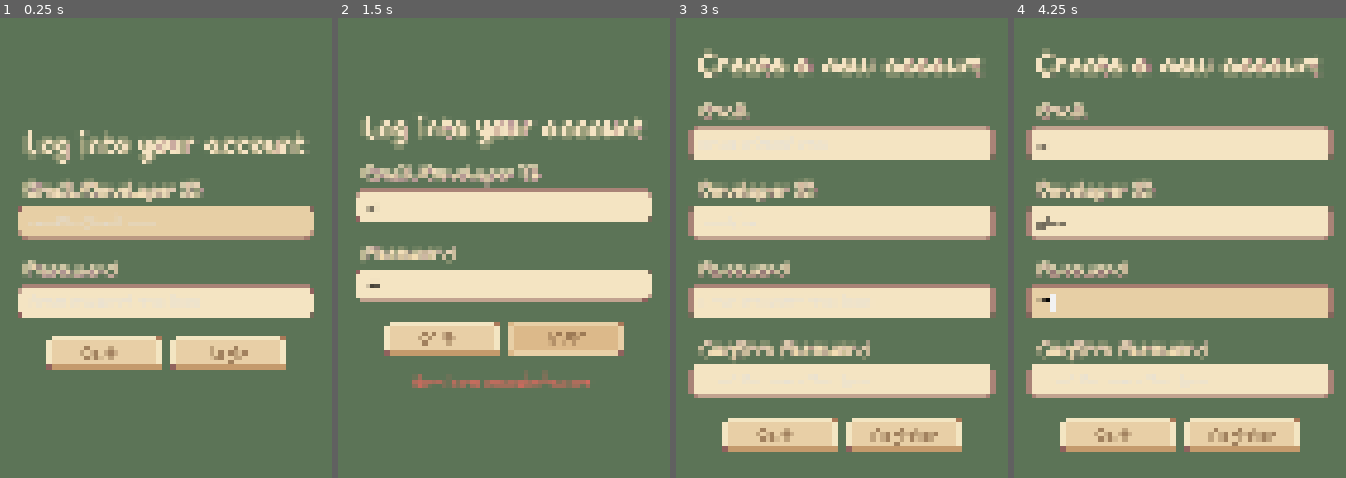
Above: before the commit, frames 1-4 (left to right).
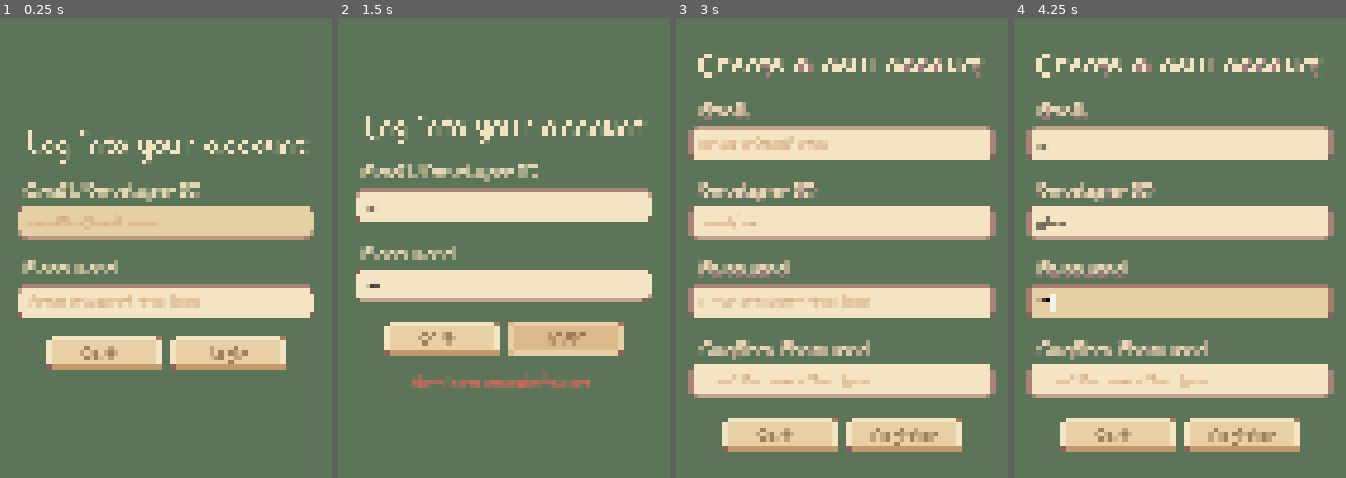
Above: after the commit, the same moments.

Repository: ZahraaZahir/tracy-client
Game: Godot game, scene res://ui/auth/login/login.tscn
Same seed, same stepped clock (60 frames per second), same inputs: the game is played once before the commit and once after it. This scene is started directly instead of the project's main scene.
Inputs (mouse positions are in pixels of both pictures, inside the frame that each line leads up to):
- Up to frame 1 (0.25 s): no input
- Up to frame 2 (1.5 s): click (504, 220) at 0.52 s; type "12" at 0.6 s; click (504, 303) at 0.75 s; type "12" at 0.83 s; click "Login" at 1.25 s
- Up to frame 3 (3 s): click "Back" at 2 s; click "Register" at 2.75 s
- Up to frame 4 (4.25 s): click (1180, 142) at 3.52 s; type "12" at 3.6 s; click (1180, 220) at 3.75 s; type "Alex" at 3.83 s; click (1180, 303) at 3.98 s; type "12" at 4.07 s

The runs differ from the first frame. In frame 1, 4.6% of the frame differs, in the area x 6-92%, y 24-64%; in frame 2, 3.2%; in frame 3, 4.1%; in frame 4, 2.6%.

Commit message:
login and register scenes color updates.

Diff:
--- a/ui/auth/login/login.tscn
+++ b/ui/auth/login/login.tscn
@@ -50,9 +50,8 @@
 layout_mode = 2
 size_flags_horizontal = 4
 theme_override_colors/font_color = Color(0.95686275, 0.8901961, 0.7607843, 1)
-theme_override_colors/font_shadow_color = Color(0.73333335, 0.6, 0.6, 1)
 theme_override_colors/font_outline_color = Color(0.93981296, 0.85031646, 0.67569846, 1)
-theme_override_constants/outline_size = 4
+theme_override_constants/outline_size = 2
 theme_override_fonts/font = ExtResource("2_8wugm")
 theme_override_font_sizes/font_size = 40
 text = "Log into your account"
@@ -66,9 +65,8 @@
 layout_mode = 2
 size_flags_horizontal = 0
 theme_override_colors/font_color = Color(0.95686275, 0.8901961, 0.7607843, 1)
-theme_override_colors/font_shadow_color = Color(0.73333335, 0.6, 0.6, 1)
 theme_override_colors/font_outline_color = Color(0.93981296, 0.85031646, 0.67569846, 1)
-theme_override_constants/outline_size = 4
+theme_override_constants/outline_size = 2
 theme_override_fonts/font = ExtResource("2_8wugm")
 theme_override_font_sizes/font_size = 28
 text = "Email/Developer ID"
@@ -79,6 +77,7 @@
 custom_minimum_size = Vector2(300, 40)
 layout_mode = 2
 theme_override_colors/font_color = Color(0, 0, 0, 1)
+theme_override_colors/font_placeholder_color = Color(0.8117647, 0.654902, 0.47843137, 1)
 theme_override_fonts/font = ExtResource("2_8wugm")
 theme_override_font_sizes/font_size = 20
 theme_override_styles/normal = ExtResource("3_nr0sv")
@@ -93,9 +92,8 @@
 layout_mode = 2
 size_flags_horizontal = 0
 theme_override_colors/font_color = Color(0.95686275, 0.8901961, 0.7607843, 1)
-theme_override_colors/font_shadow_color = Color(0.73333335, 0.6, 0.6, 1)
-theme_override_colors/font_outline_color = Color(0.93981296, 0.85031646, 0.67569846, 1)
-theme_override_constants/outline_size = 4
+theme_override_colors/font_outline_color = Color(0.9411765, 0.8509804, 0.6745098, 1)
+theme_override_constants/outline_size = 2
 theme_override_fonts/font = ExtResource("2_8wugm")
 theme_override_font_sizes/font_size = 28
 text = "Password"
@@ -106,6 +104,7 @@
 custom_minimum_size = Vector2(300, 40)
 layout_mode = 2
 theme_override_colors/font_color = Color(0, 0, 0, 1)
+theme_override_colors/font_placeholder_color = Color(0.81349707, 0.6555016, 0.47974682, 1)
 theme_override_fonts/font = ExtResource("2_8wugm")
 theme_override_font_sizes/font_size = 20
 theme_override_styles/normal = ExtResource("3_nr0sv")
--- a/ui/auth/register/register.tscn
+++ b/ui/auth/register/register.tscn
@@ -52,7 +52,7 @@
 theme_override_colors/font_color = Color(0.95686275, 0.8901961, 0.7607843, 1)
 theme_override_colors/font_shadow_color = Color(0.626228, 0.48448384, 0.4851147, 1)
 theme_override_colors/font_outline_color = Color(0.9411765, 0.8509804, 0.6745098, 1)
-theme_override_constants/outline_size = 4
+theme_override_constants/outline_size = 2
 theme_override_fonts/font = ExtResource("2_ihx5i")
 theme_override_font_sizes/font_size = 40
 text = "Create a new account"
@@ -68,7 +68,7 @@
 theme_override_colors/font_color = Color(0.95686275, 0.8901961, 0.7607843, 1)
 theme_override_colors/font_shadow_color = Color(0.626228, 0.48448384, 0.4851147, 1)
 theme_override_colors/font_outline_color = Color(0.9411765, 0.8509804, 0.6745098, 1)
-theme_override_constants/outline_size = 4
+theme_override_constants/outline_size = 2
 theme_override_fonts/font = ExtResource("2_ihx5i")
 theme_override_font_sizes/font_size = 28
 text = "Email"
@@ -79,6 +79,7 @@
 custom_minimum_size = Vector2(300, 40)
 layout_mode = 2
 theme_override_colors/font_color = Color(0, 0, 0, 1)
+theme_override_colors/font_placeholder_color = Color(0.8117647, 0.654902, 0.47843137, 1)
 theme_override_fonts/font = ExtResource("2_ihx5i")
 theme_override_font_sizes/font_size = 20
 theme_override_styles/normal = ExtResource("3_b8ha0")
@@ -95,7 +96,7 @@
 theme_override_colors/font_color = Color(0.95686275, 0.8901961, 0.7607843, 1)
 theme_override_colors/font_shadow_color = Color(0.626228, 0.48448384, 0.4851147, 1)
 theme_override_colors/font_outline_color = Color(0.9411765, 0.8509804, 0.6745098, 1)
-theme_override_constants/outline_size = 4
+theme_override_constants/outline_size = 2
 theme_override_fonts/font = ExtResource("2_ihx5i")
 theme_override_font_sizes/font_size = 28
 text = "Developer ID"
@@ -107,6 +108,7 @@
 layout_mode = 2
 theme_override_colors/font_color = Color(0, 0, 0, 1)
 theme_override_colors/font_selected_color = Color(0.14406255, 0.14406255, 0.14406255, 1)
+theme_override_colors/font_placeholder_color = Color(0.8117647, 0.654902, 0.47843137, 1)
 theme_override_colors/clear_button_color = Color(0.015971858, 0.01597178, 0.015971802, 1)
 theme_override_fonts/font = ExtResource("2_ihx5i")
 theme_override_font_sizes/font_size = 20
@@ -124,7 +126,7 @@
 theme_override_colors/font_color = Color(0.95686275, 0.8901961, 0.7607843, 1)
 theme_override_colors/font_shadow_color = Color(0.626228, 0.48448384, 0.4851147, 1)
 theme_override_colors/font_outline_color = Color(0.9411765, 0.8509804, 0.6745098, 1)
-theme_override_constants/outline_size = 4
+theme_override_constants/outline_size = 2
 theme_override_fonts/font = ExtResource("2_ihx5i")
 theme_override_font_sizes/font_size = 28
 text = "Password"
@@ -135,6 +137,7 @@
 custom_minimum_size = Vector2(300, 40)
 layout_mode = 2
 theme_override_colors/font_color = Color(0, 0, 0, 1)
+theme_override_colors/font_placeholder_color = Color(0.8117647, 0.654902, 0.47843137, 1)
 theme_override_fonts/font = ExtResource("2_ihx5i")
 theme_override_font_sizes/font_size = 20
 theme_override_styles/normal = ExtResource("3_b8ha0")
@@ -152,7 +155,7 @@
 theme_override_colors/font_color = Color(0.95686275, 0.8901961, 0.7607843, 1)
 theme_override_colors/font_shadow_color = Color(0.626228, 0.48448384, 0.4851147, 1)
 theme_override_colors/font_outline_color = Color(0.9411765, 0.8509804, 0.6745098, 1)
-theme_override_constants/outline_size = 4
+theme_override_constants/outline_size = 2
 theme_override_fonts/font = ExtResource("2_ihx5i")
 theme_override_font_sizes/font_size = 28
 text = "Confirm Password"
@@ -163,6 +166,7 @@
 custom_minimum_size = Vector2(300, 40)
 layout_mode = 2
 theme_override_colors/font_color = Color(0, 0, 0, 1)
+theme_override_colors/font_placeholder_color = Color(0.8117647, 0.654902, 0.47843137, 1)
 theme_override_fonts/font = ExtResource("2_ihx5i")
 theme_override_font_sizes/font_size = 20
 theme_override_styles/normal = ExtResource("3_b8ha0")
